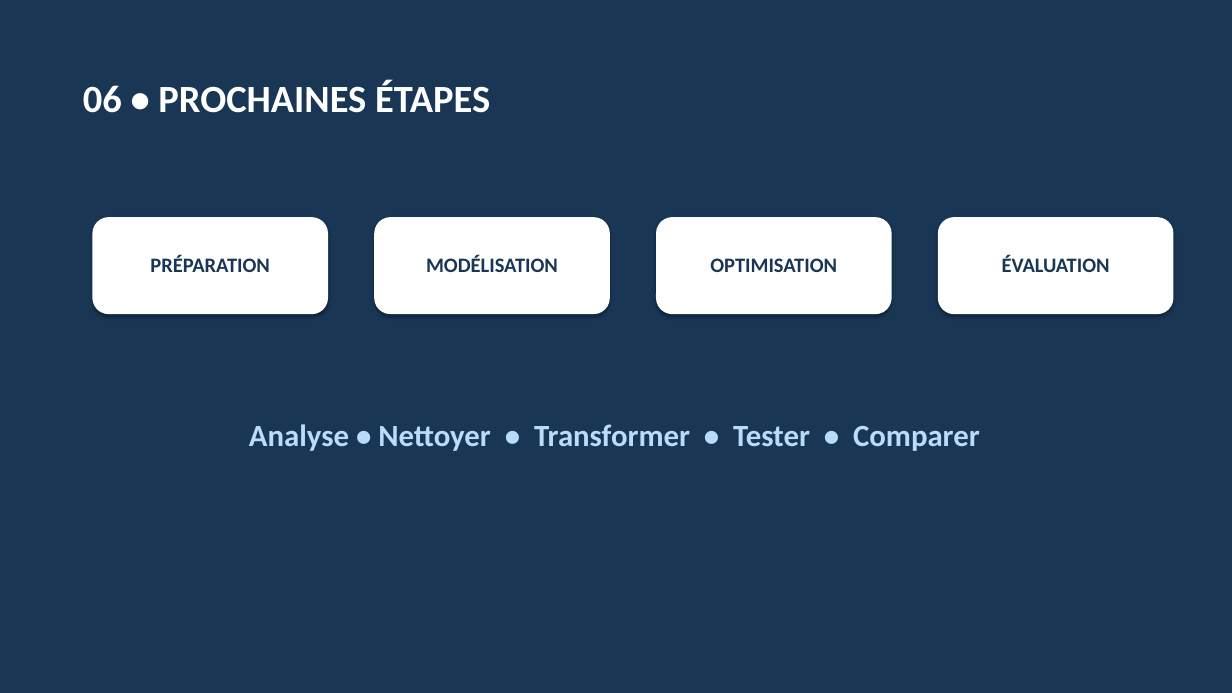
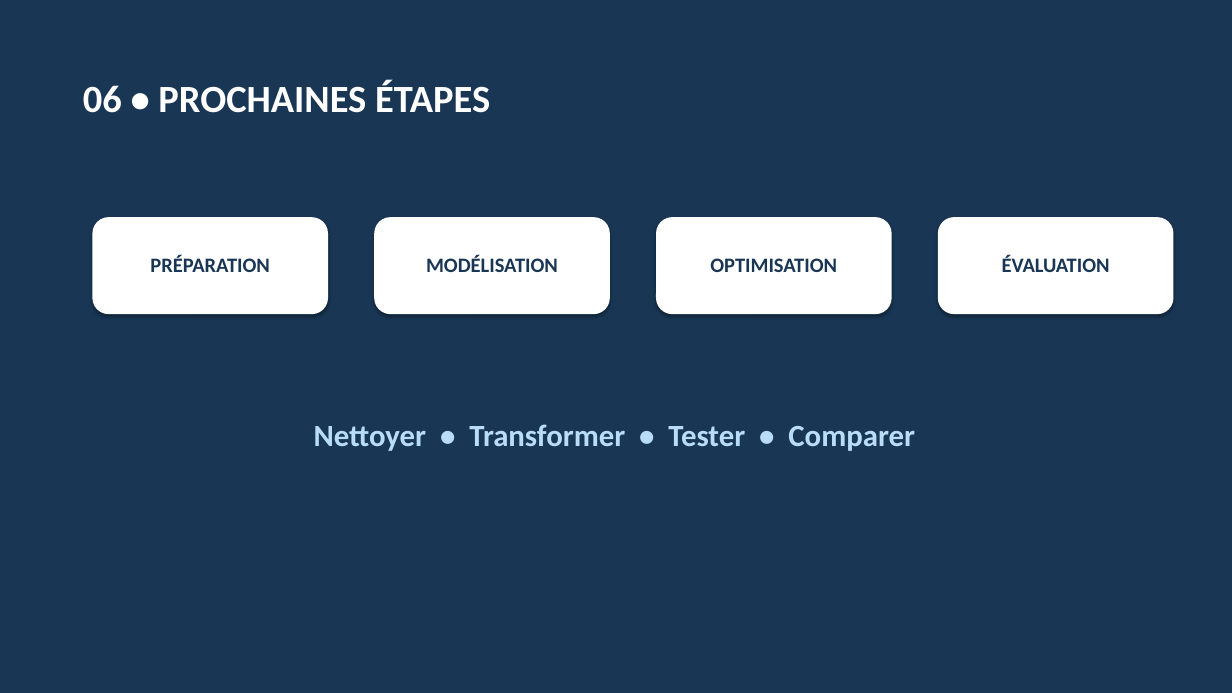
Before and after one commit to seguinx/Projet_Pr-diction_Avion-_retard, a slide deck: slide 8 of PROJET/Presentation_Volarus_Condensee_v3.pptx (slide 7 before the commit). Drawn at 1232x693 pixels with LibreOffice and Linux fonts; fonts in the diff are those of the drawing. Boxes give left, top, right and bottom in pixels: in the first picture for what was removed or moved away, otherwise in the second. Text is boxed around its words. In the diff, an @@ line names an element or a change of style, - is before the commit and + after.

```diff
--- a/PROJET/Presentation_Volarus_Condensee_v3.pptx
+++ b/PROJET/Presentation_Volarus_Condensee_v3.pptx
@@ text at [314,424,915,451]: text changed @@
-Analyse • Nettoyer • Transformer • Tester • Comparer
+Nettoyer • Transformer • Tester • Comparer
```
Also in this commit, not shown: 2 other slides changed, 2 slides added, 1 slide removed, 7 other files.
